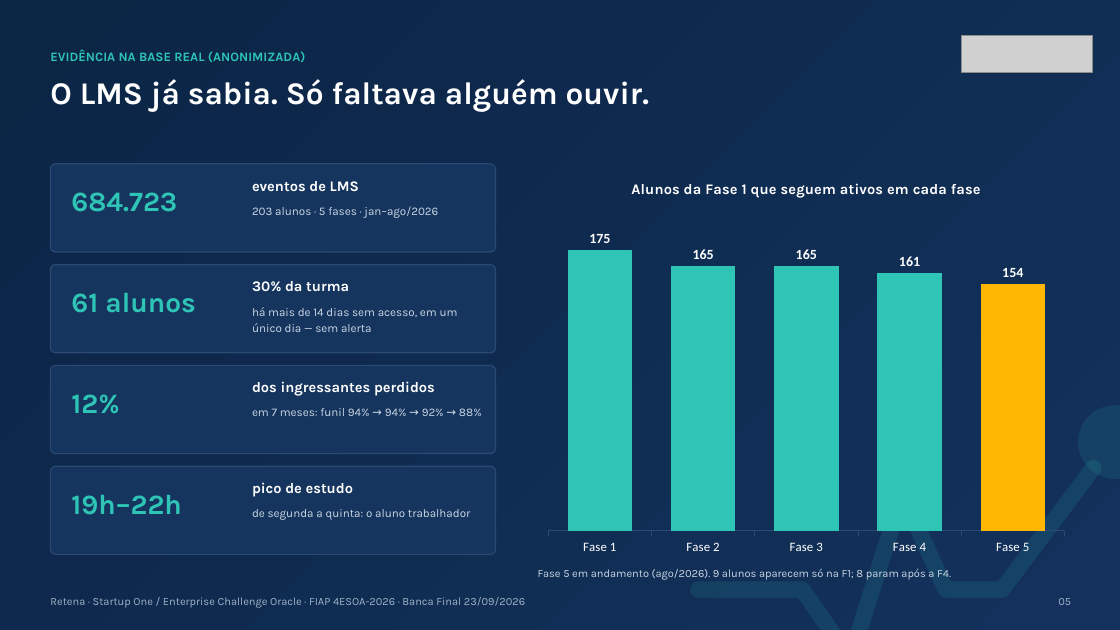
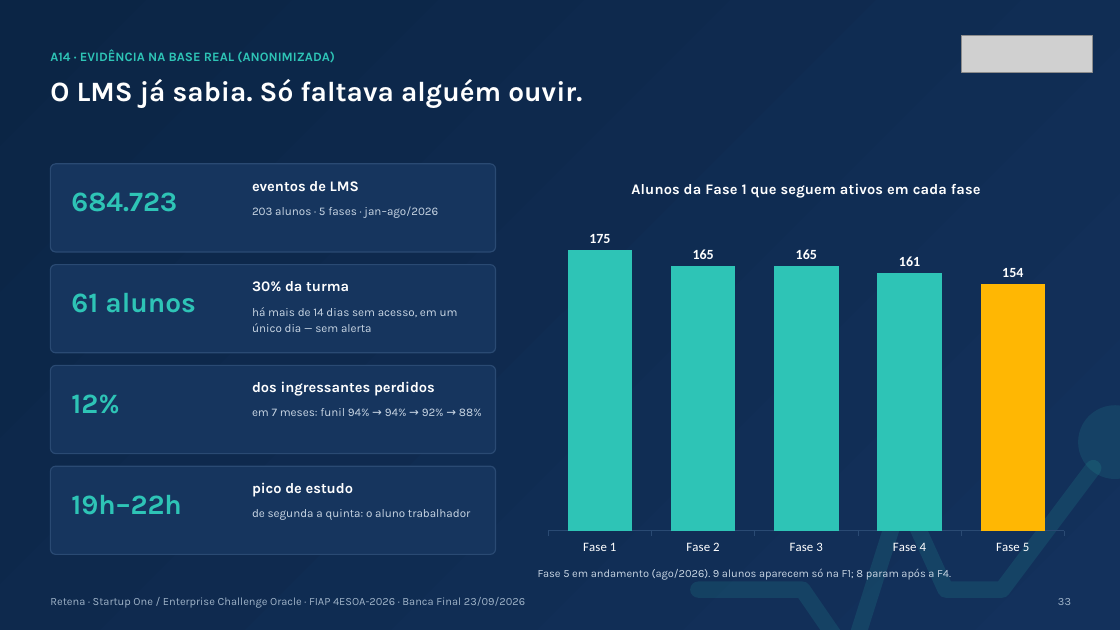
Before and after one commit to LucasHenklain/retena, a slide deck: slide 33 of 09_Kit_Banca_Final/Retena_Banca_Final.pptx (slide 5 before the commit). Drawn at 1120x630 pixels with LibreOffice and Linux fonts; fonts in the diff are those of the drawing; grey boxes stand for pictures. Boxes give left, top, right and bottom in pixels: in the first picture for what was removed or moved away, otherwise in the second. Text is boxed around its words. In the diff, an @@ line names an element or a change of style, - is before the commit and + after.

```diff
--- a/09_Kit_Banca_Final/Retena_Banca_Final.pptx
+++ b/09_Kit_Banca_Final/Retena_Banca_Final.pptx
@@ text at [50,49,335,62]: text changed @@
-EVIDÊNCIA NA BASE REAL (ANONIMIZADA)
+A14 · EVIDÊNCIA NA BASE REAL (ANONIMIZADA)
@@ text "O LMS já sabia. Só ..." at [50,79,582,107]: size 27 to 24 pt @@
@@ text at [1058,598,1071,605]: text changed @@
-05
+33
```
Also in this commit, not shown: 26 other slides changed, 7 slides added, 2 slides removed, 19 other files.
